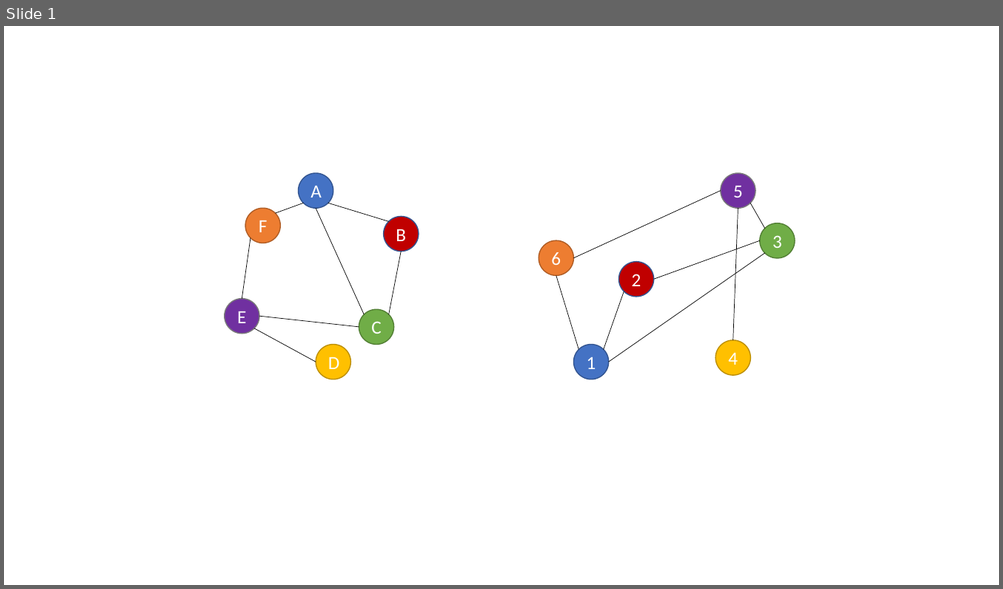
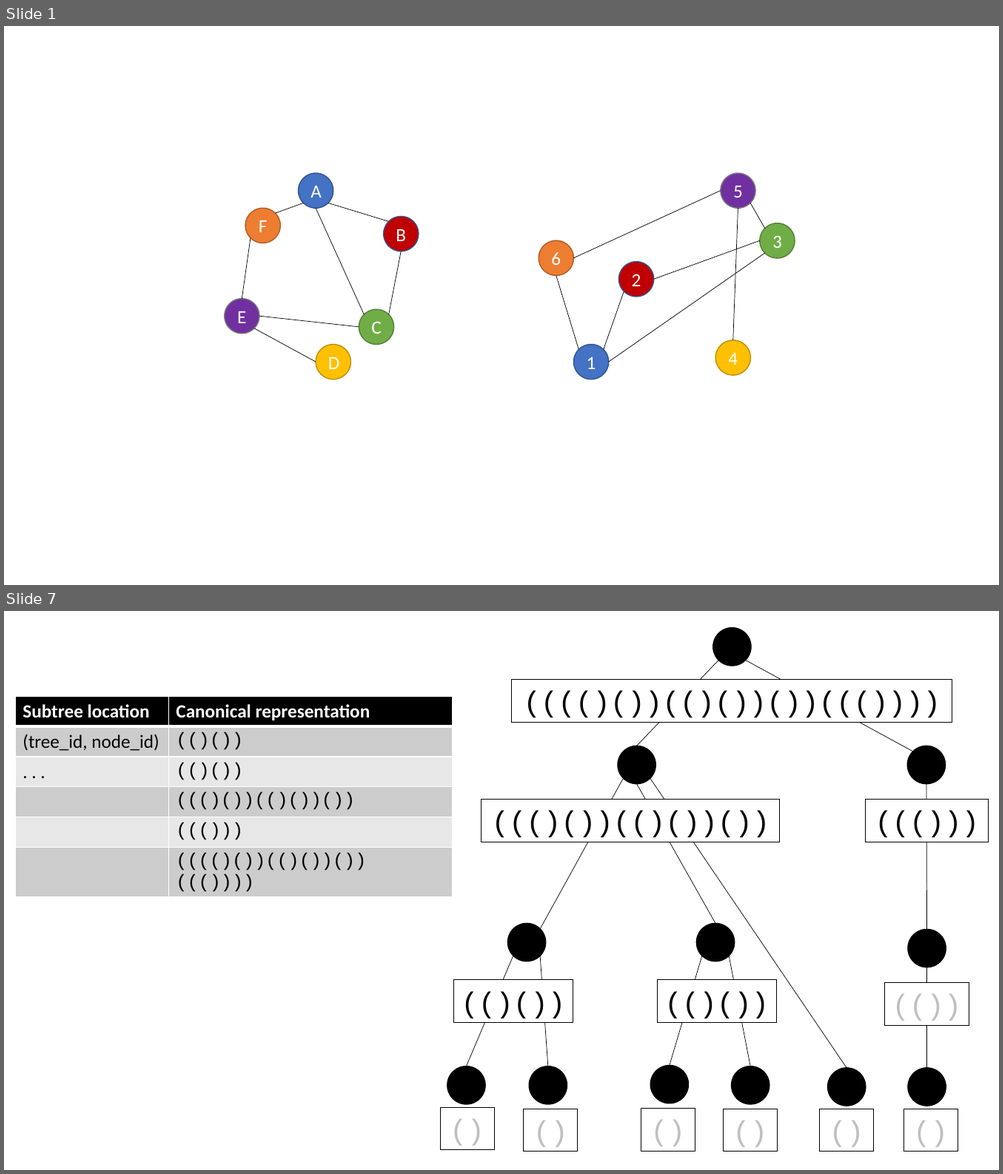
Before and after one commit to taylorSci/frequent-subtree-mining, a slide deck: mini-lecture figures.pptx. Shown one above the other, each under a label of ours: slide 1 before the commit, slides 1 and 7 after it; the slides between them are not shown. The pictures are 1003x589 and 1003x1174 pixels, drawn with LibreOffice and Linux fonts; fonts in the diff are those of the drawing. Boxes give left, top, right and bottom in pixels: in the first picture for what was removed or moved away, otherwise in the second. Text is boxed around its words. In the diff, an @@ line names an element or a change of style, - is before the commit and + after.

```diff
--- a/mini-lecture figures.pptx
+++ b/mini-lecture figures.pptx
@@ slide 7 added at (4, 611, 999, 1170), background #FFFFFF @@
@@ table added at (15, 696, 452, 877), 6 rows, 2 columns @@
+Subtree location | Canonical representation
+(tree_id, node_id) | (()())
+. . . | (()())
+ | ((()())(()())())
+ | ((()))
+ | (((()())(()())())((())))
@@ group added at (440, 627, 988, 1152): 12 ellipses, 12 rectangles, 11 lines @@
+()
+()
+()
+()
+()
+(()())
+(()())
+(())
+((()))
+((()())(()())())
+(((()())(()())())((())))
+()
```
Also in this commit, not shown: 5 other slides added, 1 slide removed, 1 other file.
